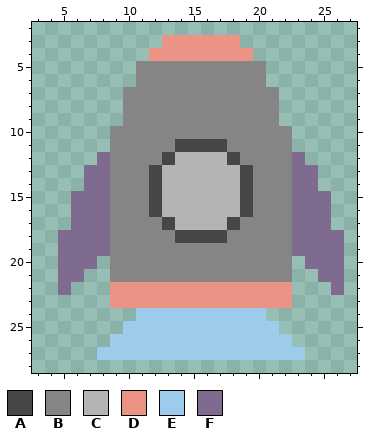
One commit to this pixel-art sprite: assets/rocket-sprite.png. Above: the version before the commit.
The file is 32x32 pixels. Pixels under 10% opacity are left out. Colours within 5 levels of each other are drawn and written as one. Shown: x 3..27, y 2..28.
Palette (. is transparent): A #464646  B #858585  C #b4b4b4  D #eb9486  E #9ccbec  F #7e6b8f
Pixels before, first column x 5:
 3 ........DDDDDD........
 4 .......DDDDDDDD.......
 5 ......BBBBBBBBBB......
 6 ......BBBBBBBBBB......
 7 .....BBBBBBBBBBBB.....
 8 .....BBBBBBBBBBBB.....
 9 .....BBBBBBBBBBBB.....
10 ....BBBBBBBBBBBBBB....
11 ....BBBBBAAAABBBBB....
12 ...FBBBBACCCCABBBBF...
13 ..FFBBBACCCCCCABBBFF..
14 ..FFBBBACCCCCCABBBFF..
15 .FFFBBBACCCCCCABBBFFF.
16 .FFFBBBACCCCCCABBBFFF.
17 .FFFBBBBACCCCABBBBFFF.
18 FFFFBBBBBAAAABBBBBFFFF
19 FFFFBBBBBBBBBBBBBBFFFF
20 FFF.BBBBBBBBBBBBBB.FFF
21 FF..BBBBBBBBBBBBBB..FF
22 F...DDDDDDDDDDDDDD...F
23 ....DDDDDDDDDDDDDD....
24 ......EEEEEEEEEE......
25 .....EEEEEEEEEEEE.....
26 ....EEEEEEEEEEEEEE....
27 ...EEEEEEEEEEEEEEEE...
The same view after the edit:
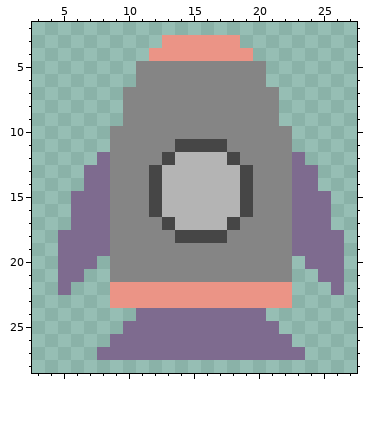
The author wrote: rocket dynamic planets
Changes in this commit:
Colour E becomes colour F in row 24 at x 11 to 20; in row 25 at x 10 to 21; in row 26 at x 9 to 22; in row 27 at x 8 to 23.
